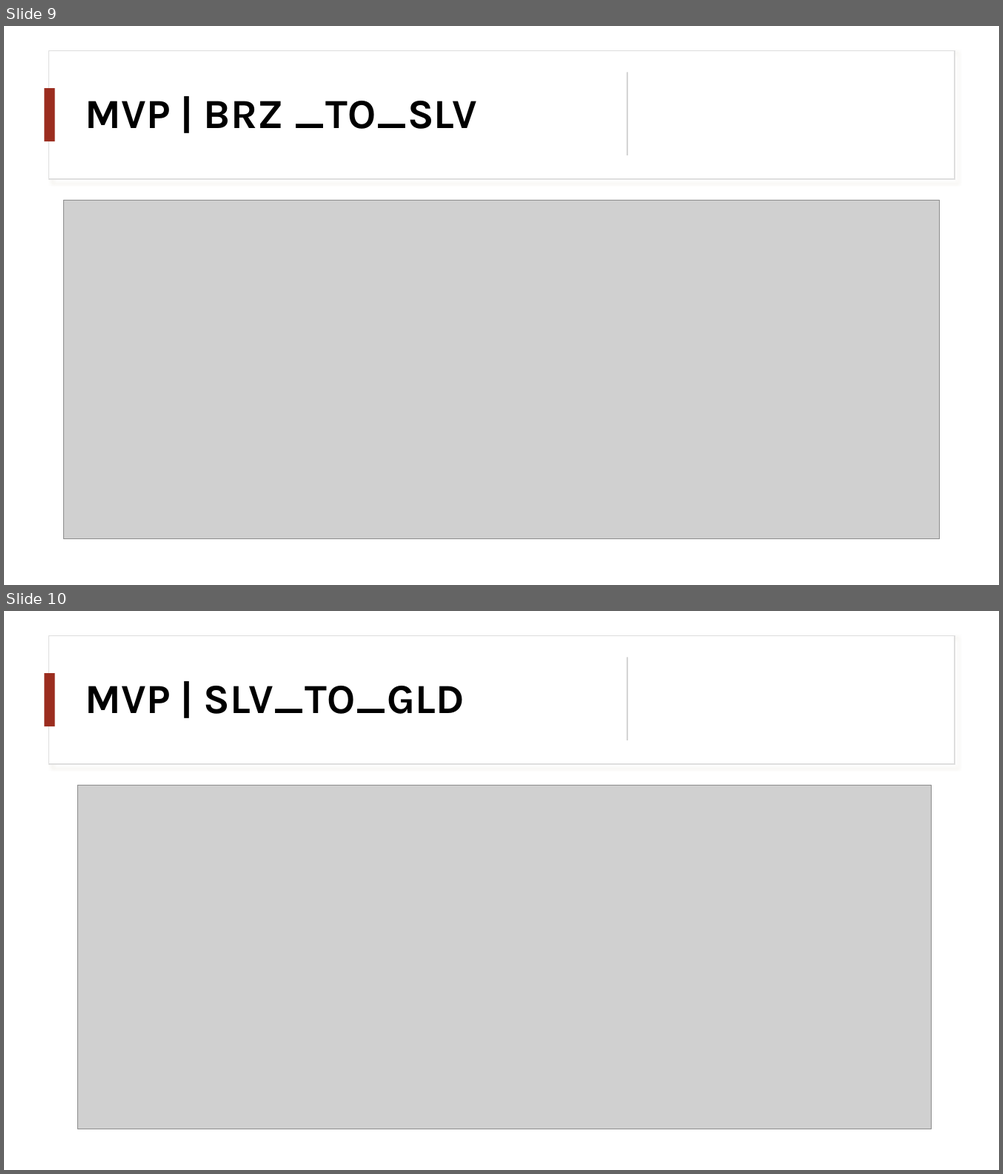
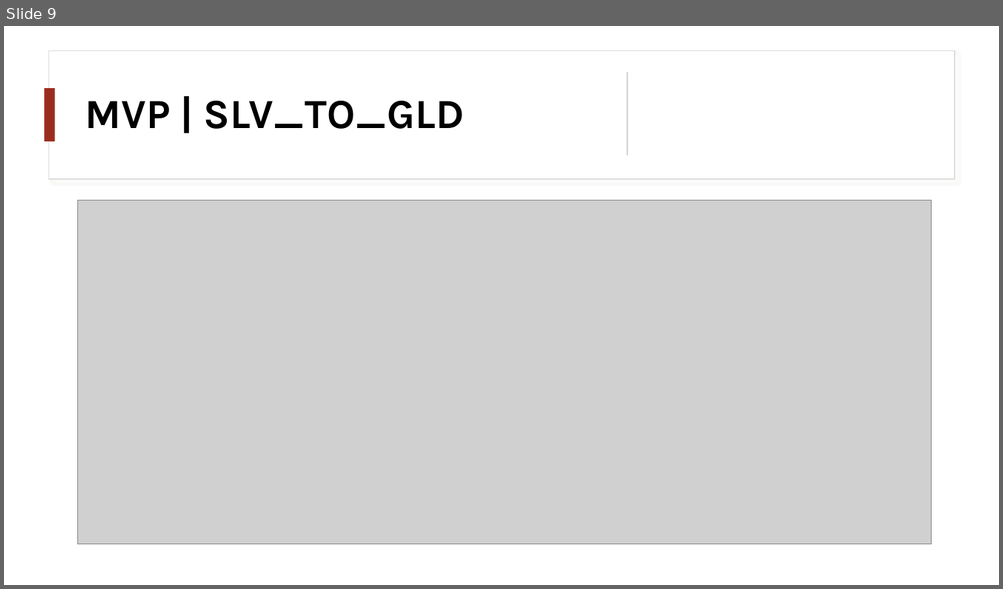
Before and after one commit to Luanferrazzo/HandsOnEngdeDados, a slide deck: Apresentação/SALES TECH.pptx. Shown one above the other, each under a label of ours: slides 9 and 10 before the commit, slide 9 after it. The pictures are 1003x1174 and 1003x589 pixels, drawn with LibreOffice and Linux fonts; fonts in the diff are those of the drawing; grey boxes stand for pictures. Boxes give left, top, right and bottom in pixels: in the first picture for what was removed or moved away, otherwise in the second. Text is boxed around its words. In the diff, an @@ line names an element or a change of style, - is before the commit and + after.

```diff
--- a/Apresentação/SALES TECH.pptx
+++ b/Apresentação/SALES TECH.pptx
@@ slide 9 removed at [4,26,999,585], background #FFFFFF @@
@@ rectangle removed at [48,50,955,179] @@
@@ rectangle removed at [44,89,55,142] @@
@@ rectangle removed at [626,73,628,156] @@
@@ title removed at [85,101,477,129] @@
-MVP | BRZ _TO_SLV
@@ picture removed at [64,201,939,540] @@
@@ what was slide 10 is now slide 9 @@
```
Also in this commit, not shown: 3 slides changed.
